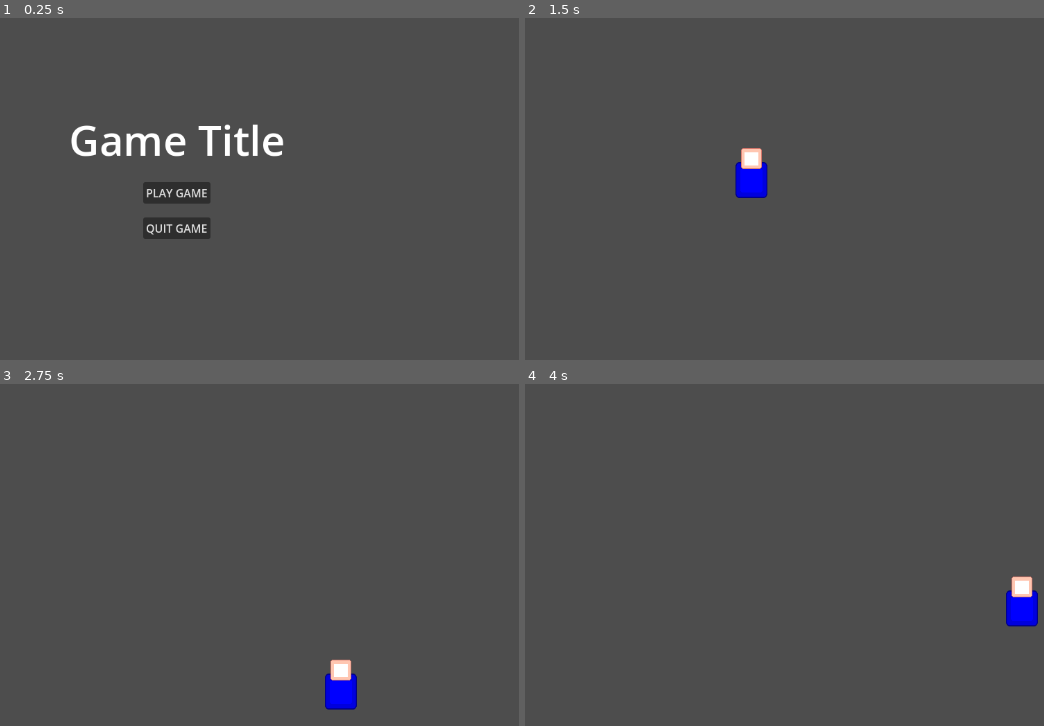
Above: before the commit, frames 1-4 (two rows, left to right).
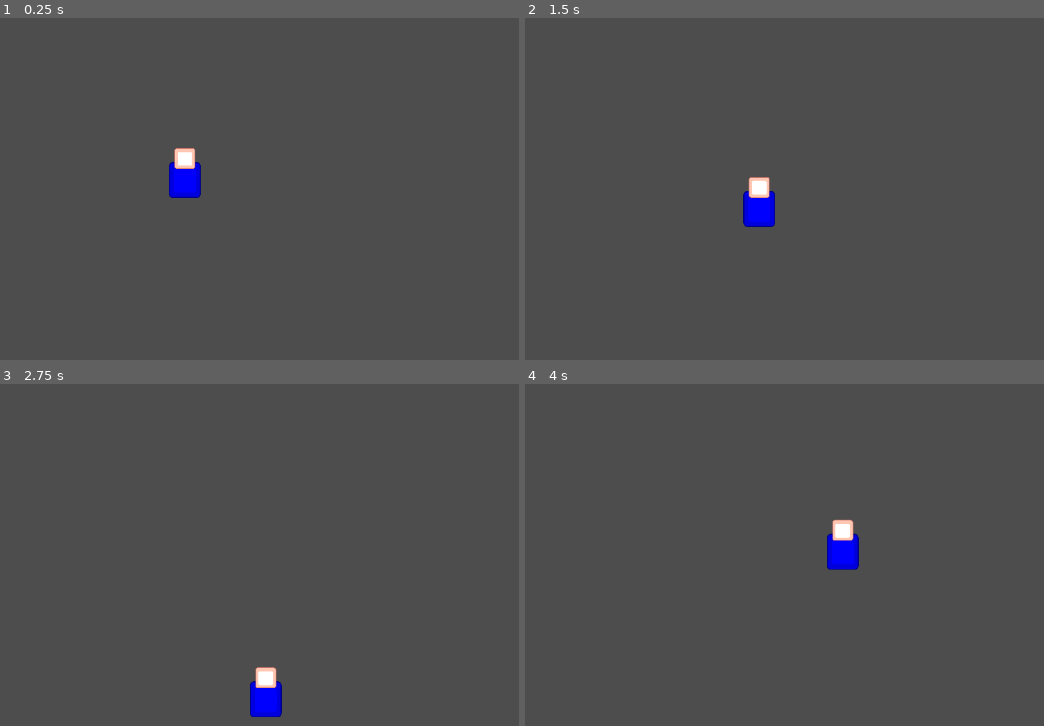
Above: after the commit, the same moments.

Repository: Connor22/ZenoJamBBL
Game: Godot game, scene res://state_scenes/gameplay/gameplay.tscn
Same seed, same stepped clock (60 frames per second), same inputs: the game is played once before the commit and once after it. Before the commit the project starts from res://main/main.tscn. The engine's default icon, where the game draws it, is replaced by a stand-in: a white triangle on a blue panel in a dark square.
Inputs (mouse positions are in pixels of both pictures, inside the frame that each line leads up to):
- Up to frame 1 (0.25 s): no input
- Up to frame 2 (1.5 s): click (701, 192) at 0.5 s, where only the run before the commit has a clickable "PLAY GAME"; tap Enter at 1.25 s; move the mouse to (877, 151) at 1.27 s; hold D (move_right) from 1.28 s (still down); click (877, 151) at 1.35 s
- Up to frame 3 (2.75 s): move the mouse to (15, 561) at 2.02 s; release D (move_right) at 2.03 s; hold S (move_down) from 2.03 s (still down); click (15, 561) at 2.1 s
- Up to frame 4 (4 s): move the mouse to (779, 442) at 2.77 s; release S (move_down) at 2.78 s; hold D (move_right) 2.78-3.53 s; click (779, 442) at 2.85 s; move the mouse to (659, 630) at 3.52 s; hold W (move_up) from 3.53 s (still down); click (659, 630) at 3.6 s

The runs differ from the first frame. In frame 1, 3.4% of the frame differs, in the area x 13-55%, y 30-65%; in frame 2, 1.4%; in frame 3, 1.6%; in frame 4, 1.7%.

Commit message:
Shield Bash, 'Impact' collision layer

Diff:
--- a/player/Player.tscn
+++ b/player/Player.tscn
@@ -7,7 +7,11 @@
 radius = 19.0
 height = 44.0
 
+[sub_resource type="CircleShape2D" id="CircleShape2D_r5cq3"]
+radius = 39.6232
+
 [node name="Player" type="CharacterBody2D"]
+collision_layer = 2
 script = ExtResource("1_fn4jj")
 
 [node name="Pivot" type="Node2D" parent="."]
@@ -26,3 +30,15 @@
 
 [node name="CollisionShape2D" type="CollisionShape2D" parent="."]
 shape = SubResource("CapsuleShape2D_jheaw")
+
+[node name="ShieldBashTimer" type="Timer" parent="."]
+wait_time = 0.05
+one_shot = true
+
+[node name="ImpactShape" type="Area2D" parent="."]
+collision_layer = 4
+collision_mask = 0
+
+[node name="CollisionShape2D" type="CollisionShape2D" parent="ImpactShape"]
+shape = SubResource("CircleShape2D_r5cq3")
+debug_color = Color(0.970114, 0, 0.456887, 0.42)
--- a/player/player.gd
+++ b/player/player.gd
@@ -2,9 +2,30 @@
 extends CharacterBody2D
 
 const SPEED = 300.0
+var _shield_bash_direction = Vector2.ZERO
+
+func _ready():
+	$ImpactShape.monitorable = false
+	$ImpactShape.visible = false
+	!$ShieldBashTimer.timeout.connect(_on_shield_bash_timer_timeout)
 
 func _physics_process(delta):
-	# Get the input direction and handle the movement
-	var direction = Input.get_vector("move_left","move_right","move_up","move_down").normalized()
-	velocity = direction * SPEED
+	if !$ShieldBashTimer.is_stopped():
+		velocity = _shield_bash_direction * 1800
+	elif Input.is_action_just_pressed("shield_bash"):
+		$ImpactShape.monitorable = true
+		$ImpactShape.visible = true
+		_shield_bash_direction = (get_global_mouse_position() - position).normalized()
+		$Pivot.modulate = Color(1000,1000,1000)
+		velocity = _shield_bash_direction * 1800
+		$ShieldBashTimer.start()
+	else:
+		# Get the input direction and handle the movement
+		var direction = Input.get_vector("move_left","move_right","move_up","move_down").normalized()
+		velocity = direction * SPEED
 	move_and_slide()
+
+func _on_shield_bash_timer_timeout():
+	$Pivot.modulate = Color(1, 1, 1)
+	$ImpactShape.monitorable = false
+	$ImpactShape.visible = false
--- a/project.godot
+++ b/project.godot
@@ -11,7 +11,7 @@
 [application]
 
 config/name="ZenoJam8GodotProject"
-run/main_scene="res://main/main.tscn"
+run/main_scene="res://state_scenes/gameplay/gameplay.tscn"
 config/features=PackedStringArray("4.2", "Forward Plus")
 config/icon="res://shared/icon.svg"
 
@@ -41,8 +41,15 @@
 , Object(InputEventKey,"resource_local_to_scene":false,"resource_name":"","device":-1,"window_id":0,"alt_pressed":false,"shift_pressed":false,"ctrl_pressed":false,"meta_pressed":false,"pressed":false,"keycode":0,"physical_keycode":4194321,"key_label":0,"unicode":0,"echo":false,"script":null)
 ]
 }
+shield_bash={
+"deadzone": 0.5,
+"events": [Object(InputEventMouseButton,"resource_local_to_scene":false,"resource_name":"","device":-1,"window_id":0,"alt_pressed":false,"shift_pressed":false,"ctrl_pressed":false,"meta_pressed":false,"button_mask":0,"position":Vector2(0, 0),"global_position":Vector2(0, 0),"factor":1.0,"button_index":1,"canceled":false,"pressed":false,"double_click":false,"script":null)
+, Object(InputEventKey,"resource_local_to_scene":false,"resource_name":"","device":-1,"window_id":0,"alt_pressed":false,"shift_pressed":false,"ctrl_pressed":false,"meta_pressed":false,"pressed":false,"keycode":0,"physical_keycode":32,"key_label":0,"unicode":32,"echo":false,"script":null)
+]
+}
 
 [layer_names]
 
 2d_physics/layer_1="world"
 2d_physics/layer_2="player"
+2d_physics/layer_3="impact"
Not shown: 1 places in player/Player.tscn that only renumber resources
